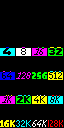
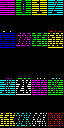
The second 64 x 128 image is a revision of the first. Changes to its layers:
painted on "foreground" over [0, 0, 63, 127]
painted on "Background" over [0, 2, 63, 127]
